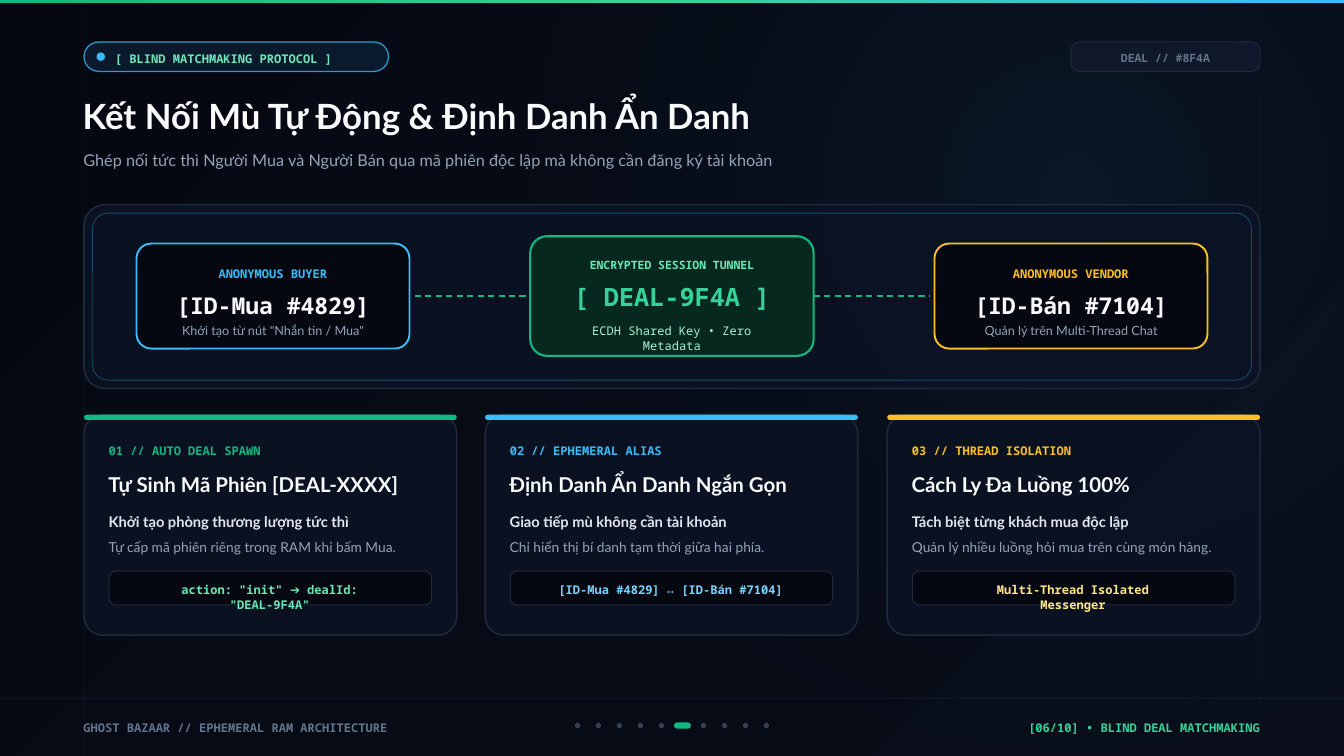
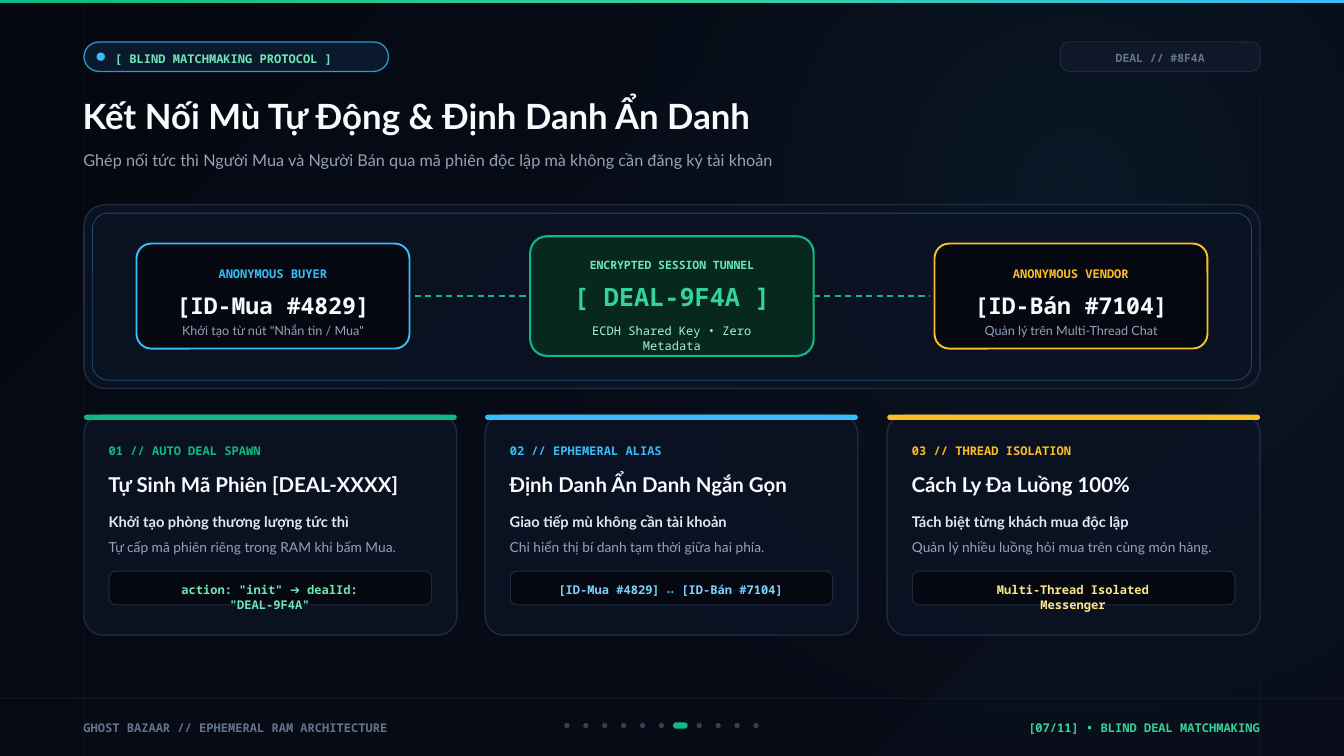
Before and after one commit to NgHuuPhu244/MQTT, a slide deck: slide 7 of Ghost_Bazaar_Presentation_Deck.pptx (slide 6 before the commit). Drawn at 1344x756 pixels with LibreOffice and Linux fonts; fonts in the diff are those of the drawing. Boxes give left, top, right and bottom in pixels: in the first picture for what was removed or moved away, otherwise in the second. Text is boxed around its words. In the diff, an @@ line names an element or a change of style, - is before the commit and + after.

```diff
--- a/Ghost_Bazaar_Presentation_Deck.pptx
+++ b/Ghost_Bazaar_Presentation_Deck.pptx
@@ rounded rectangle: place and size @@
-rounded rectangle at box(1071, 42, 1260, 72)
+rounded rectangle at box(1061, 42, 1260, 72)
@@ text "DEAL // #8F4A": place and size @@
-text "DEAL // #8F4A" at box(1121, 54, 1210, 62)
+text "DEAL // #8F4A" at box(1116, 54, 1204, 62)
@@ ellipse: place and size @@
-ellipse at box(575, 723, 580, 728)
+ellipse at box(565, 723, 570, 728)
@@ ellipse: place and size @@
-ellipse at box(596, 723, 601, 728)
+ellipse at box(584, 723, 589, 728)
@@ ellipse: place and size @@
-ellipse at box(617, 723, 622, 728)
+ellipse at box(602, 723, 607, 728)
@@ ellipse: place and size @@
-ellipse at box(638, 723, 643, 728)
+ellipse at box(621, 723, 626, 728)
@@ ellipse added at box(640, 723, 645, 728), fill #334155 @@
@@ ellipse: place and size @@
-ellipse at box(722, 723, 727, 728)
+ellipse at box(697, 723, 702, 728)
@@ ellipse: place and size @@
-ellipse at box(743, 723, 748, 728)
+ellipse at box(716, 723, 721, 728)
@@ ellipse: place and size @@
-ellipse at box(764, 723, 769, 728)
+ellipse at box(735, 723, 740, 728)
@@ ellipse: place and size @@
-ellipse at box(701, 723, 706, 728)
+ellipse at box(753, 723, 758, 728)
@@ text at box(1028, 723, 1260, 734): text changed @@
-[06/10] • BLIND DEAL MATCHMAKING
+[07/11] • BLIND DEAL MATCHMAKING
```
Also in this commit, not shown: 8 other slides changed, 2 slides added, 1 slide removed, 1 other file.
